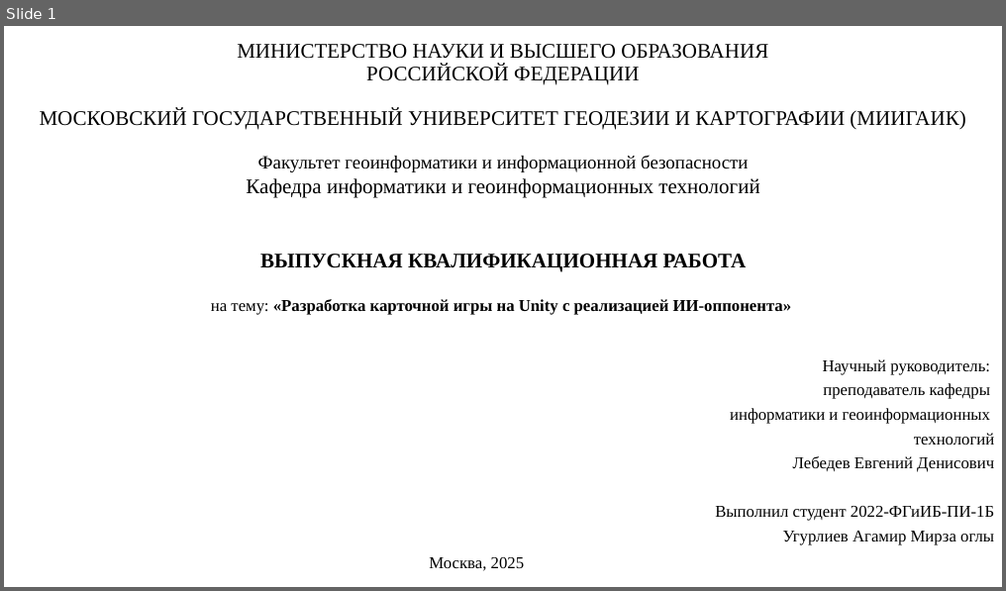
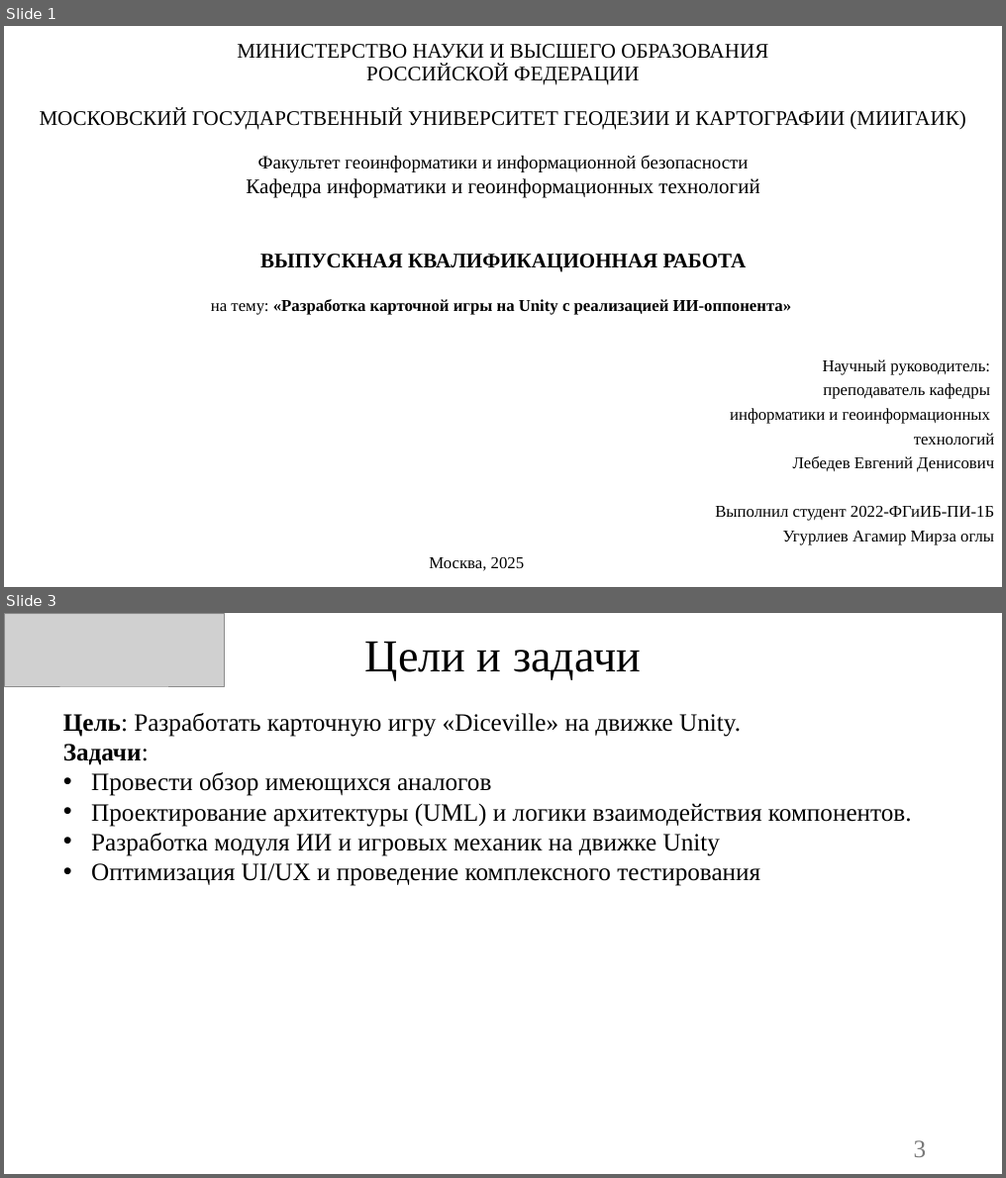
Before and after one commit to Owl-Man/ISPM, a slide deck: УПИС_Задание_№10/Презентация Diceville.pptx. Shown one above the other, each under a label of ours: slide 1 before the commit, slides 1 and 3 after it; the slides between them are not shown. The pictures are 1006x591 and 1006x1178 pixels, drawn with LibreOffice and Linux fonts; fonts in the diff are those of the drawing; grey boxes stand for pictures; background and template pictures are left out. Boxes give left, top, right and bottom in pixels: in the first picture for what was removed or moved away, otherwise in the second. Text is boxed around its words. In the diff, an @@ line names an element or a change of style, - is before the commit and + after.

```diff
--- a/УПИС_Задание_№10/Презентация Diceville.pptx
+++ b/УПИС_Задание_№10/Презентация Diceville.pptx
@@ slide 3 added at bbox=[4, 613, 1002, 1174], background picture (left out) @@
@@ picture added at bbox=[4, 613, 224, 686] @@
@@ title added at bbox=[365, 641, 641, 681], 44 pt, text #000000 @@
+Цели и задачи
@@ text added at bbox=[63, 713, 912, 886], 24 pt, text #000000 @@
+Цель: Разработать карточную игру «Diceville» на движке Unity.
+Задачи:
+• Провести обзор имеющихся аналогов
+• Проектирование архитектуры (UML) и логики взаимодействия компонентов.
+• Разработка модуля ИИ и игровых механик на движке Unity
+• Оптимизация UI/UX и проведение комплексного тестирования
@@ page number added at bbox=[914, 1141, 927, 1157], 24 pt, text #797979 @@
+3
```
Also in this commit, not shown: 1 slide changed, 1 other slide added.
